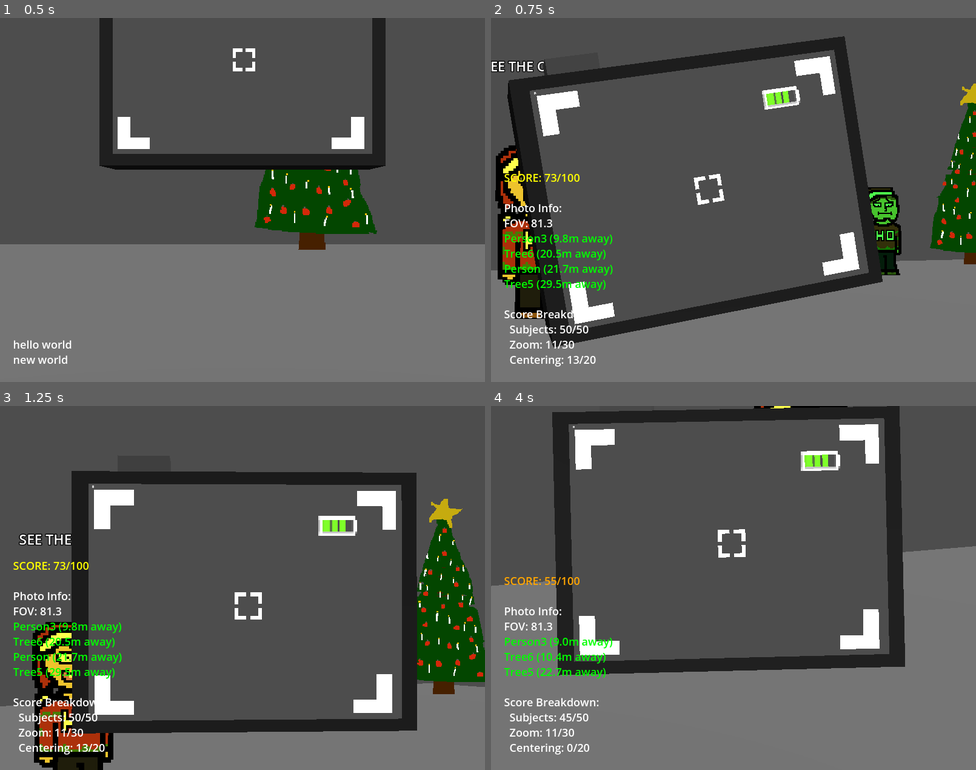
Above: before the commit, frames 1-4 (two rows, left to right).
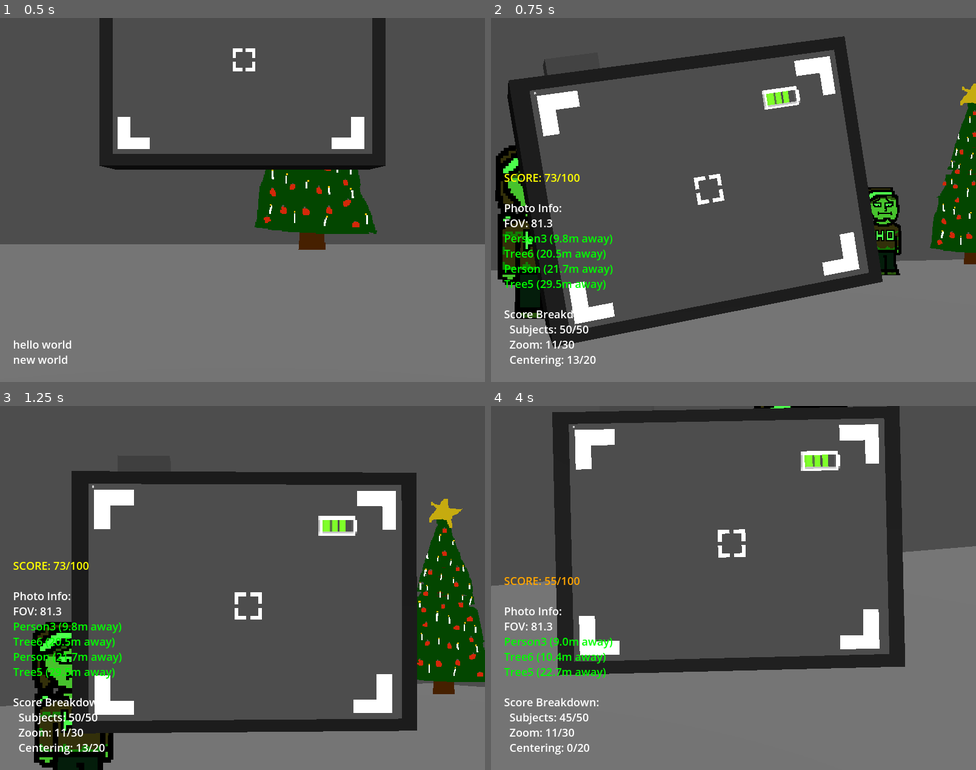
Above: after the commit, the same moments.

Repository: theowiik/xmas-game-jam-2025
Game: Godot game, scene res://scenes/main.tscn
The game is run twice, just before and just after one commit, with the same random seed, the same clock (stepped at 60 frames per second) and the same inputs.
Inputs (mouse positions are in pixels of both pictures, inside the frame that each line leads up to):
- Up to frame 1 (0.5 s): no input
- Up to frame 2 (0.75 s): tap Enter (ui_accept) at 0.5 s; move the mouse to (757, 200) at 0.52 s; press the mouse at (757, 200) at 0.53 s; hold W (WALK_FORWARD) from 0.53 s (still down)
- Up to frame 3 (1.25 s): keep holding W (WALK_FORWARD); tap Space (JUMP) at 0.77 s
- Up to frame 4 (4 s): keep holding W (WALK_FORWARD); move the mouse to (709, 588) at 1.27 s; release the mouse at (709, 588) at 1.28 s; tap Mouse wheel up (ZOOM_IN) at 1.35 s; tap Space (JUMP) at 1.52, 3.02, 3.77 s; move the mouse to (743, 580) at 2.02 s; hold Mouse wheel down (ZOOM_OUT) 2.03-2.78 s; move the mouse to (728, 595) at 2.77 s; click (728, 595) at 2.85 s; move the mouse to (767, 591) at 3.52 s; hold Mouse wheel up (ZOOM_IN) from 3.53 s (still down)

Frame 1 is identical in both runs. In frame 2, 1.5% of the frame differs, in the area x 0-11%, y 11-83%; in frame 3, 2.1%, in the area x 3-23%, y 35-100%; in frame 4, less than 0.1%.

Commit message:
Distance calculation

Diff:
--- a/scripts/person.gd
+++ b/scripts/person.gd
@@ -12,11 +12,16 @@
 var wait_time: float = 0.0
 var current_wait_time: float = 0.0
 var is_waiting: bool = false
+var is_smiling: bool = false
 
 var camera: Node3D = null
 var default_color: Color = Color.WHITE
 var in_frame_color: Color = Color(0.3, 1.0, 0.3)  # Green tint
 var centered_color: Color = Color(1.0, 1.0, 0.3)  # Yellow tint
+
+# Smile FOV thresholds - at reference distance, FOV must be <= this to smile
+var reference_distance: float = 5.0  # Distance at which reference FOV is used
+var reference_fov: float = 50.0  # FOV threshold at reference distance
 
 
 func _ready() -> void:
@@ -42,24 +47,40 @@
 		var center_offset: Vector2 = normalized_pos - Vector2(0.5, 0.5)
 		var center_distance: float = center_offset.length()
 
-		# If centered (within a small threshold), show smile sprite
-		if center_distance < 0.15:  # Roughly centered
+		# Calculate distance to camera and required FOV
+		var distance_to_camera: float = cam.global_position.distance_to(global_position)
+		var current_fov: float = cam.fov
+
+		# Calculate required FOV based on distance
+		# Farther away = need lower FOV (more zoom) to smile
+		var required_fov: float = reference_fov * (reference_distance / distance_to_camera)
+		var is_zoomed_enough: bool = current_fov <= required_fov
+
+		# If centered (within a small threshold) AND zoomed in enough, show smile sprite
+		if center_distance < 0.15 and is_zoomed_enough:  # Roughly centered and zoomed enough
 			smile_sprite.visible = true
 			idle_sprite.visible = false
 			smile_sprite.modulate = centered_color
 			see_camera_label.visible = true
+
+			# Play smile sound when starting to smile
+			if not is_smiling:
+				smile_player.play()
+				is_smiling = true
 		else:
 			# Just in frame, show idle sprite with green tint
 			smile_sprite.visible = false
 			idle_sprite.visible = true
 			idle_sprite.modulate = in_frame_color
 			see_camera_label.visible = false
+			is_smiling = false
 	else:
 		# Not in frame, show idle sprite with default color
 		smile_sprite.visible = false
 		idle_sprite.visible = true
 		idle_sprite.modulate = default_color
 		see_camera_label.visible = false
+		is_smiling = false
 
 
 func _unhandled_input(event: InputEvent) -> void:
